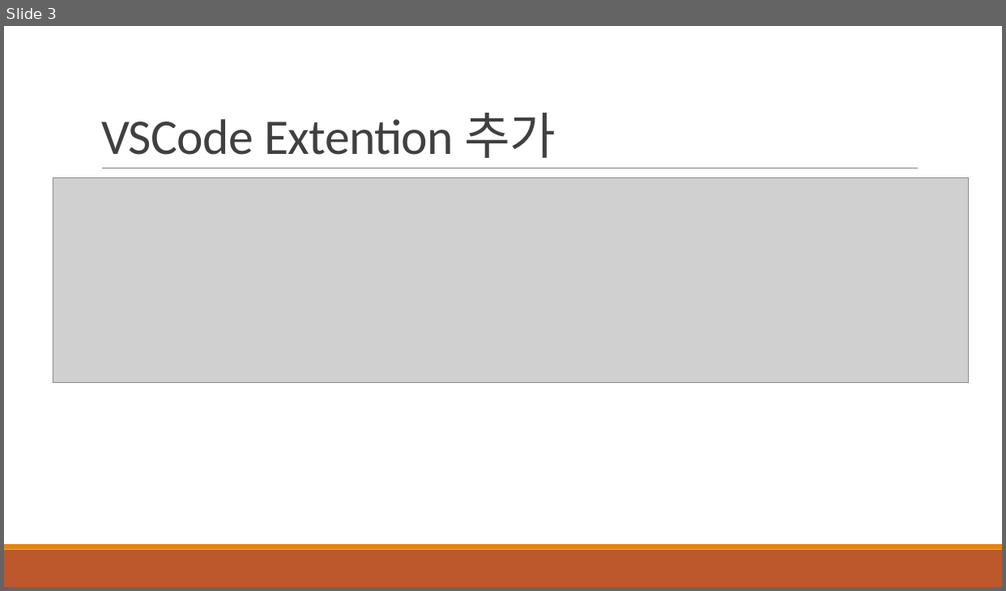
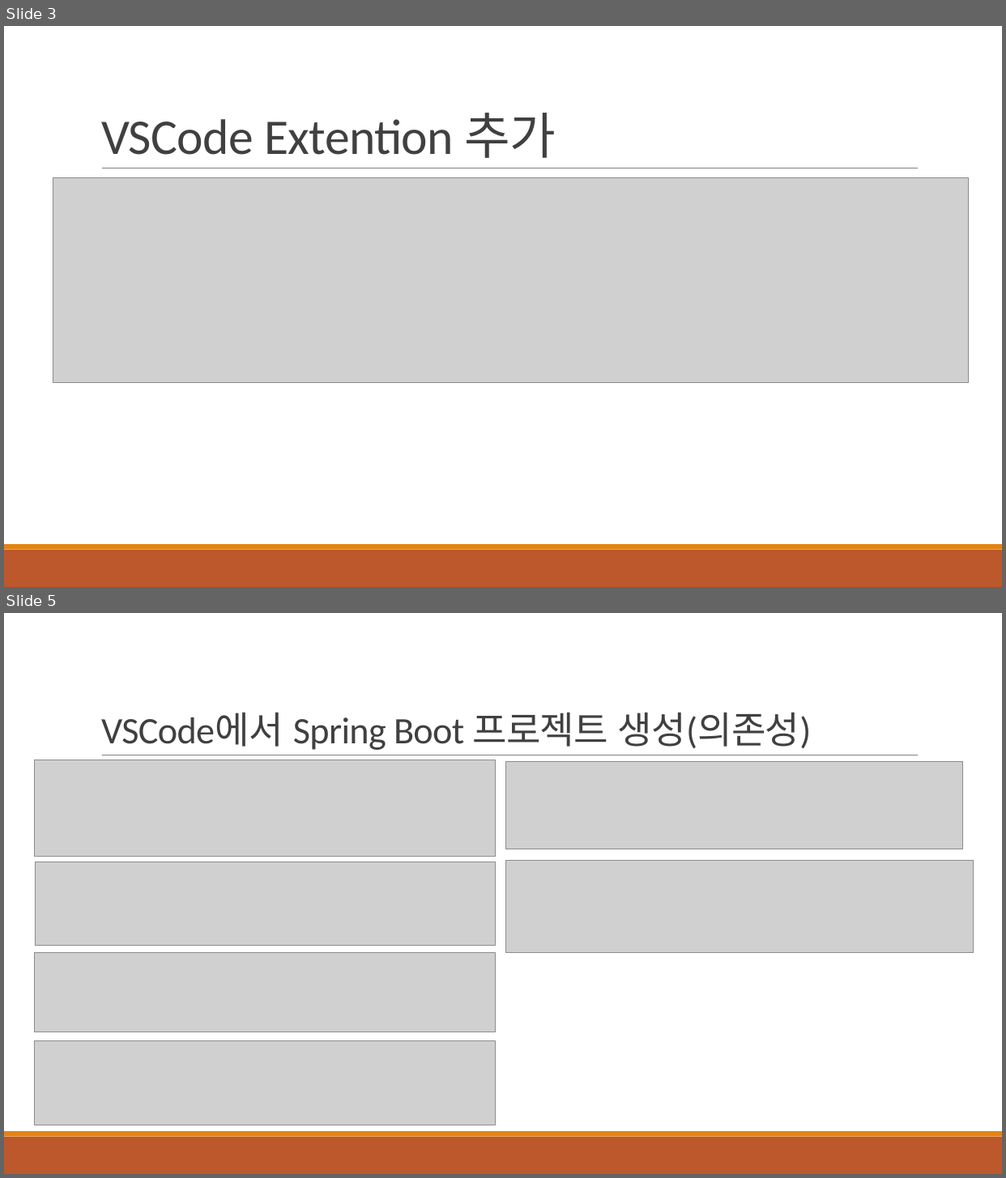
Before and after one commit to khb3025/react, a slide deck: ppt/3. 부트 프로젝트 생성.pptx. Shown one above the other, each under a label of ours: slide 3 before the commit, slides 3 and 5 after it; the slides between them are not shown. The pictures are 1006x591 and 1006x1178 pixels, drawn with LibreOffice and Linux fonts; fonts in the diff are those of the drawing; grey boxes stand for pictures. Boxes give left, top, right and bottom in pixels: in the first picture for what was removed or moved away, otherwise in the second. Text is boxed around its words. In the diff, an @@ line names an element or a change of style, - is before the commit and + after.

```diff
--- a/ppt/3. 부트 프로젝트 생성.pptx
+++ b/ppt/3. 부트 프로젝트 생성.pptx
@@ slide 5 added at (x1=4, y1=613, x2=1002, y2=1174), background #FFFFFF; not listed: 3 template elements that a slide beside it also shows @@
@@ title added at (x1=101, y1=712, x2=812, y2=750), 36 pt, text #404040 @@
+VSCode에서 Spring Boot 프로젝트 생성(의존성)
@@ picture added at (x1=34, y1=760, x2=495, y2=856) @@
@@ picture added at (x1=505, y1=762, x2=963, y2=850) @@
@@ picture added at (x1=35, y1=862, x2=495, y2=945) @@
@@ picture added at (x1=505, y1=861, x2=974, y2=953) @@
@@ picture added at (x1=34, y1=953, x2=495, y2=1033) @@
@@ picture added at (x1=34, y1=1041, x2=495, y2=1126) @@
```
Also in this commit, not shown: 1 slide changed, 2 other slides added, 4 other files.
